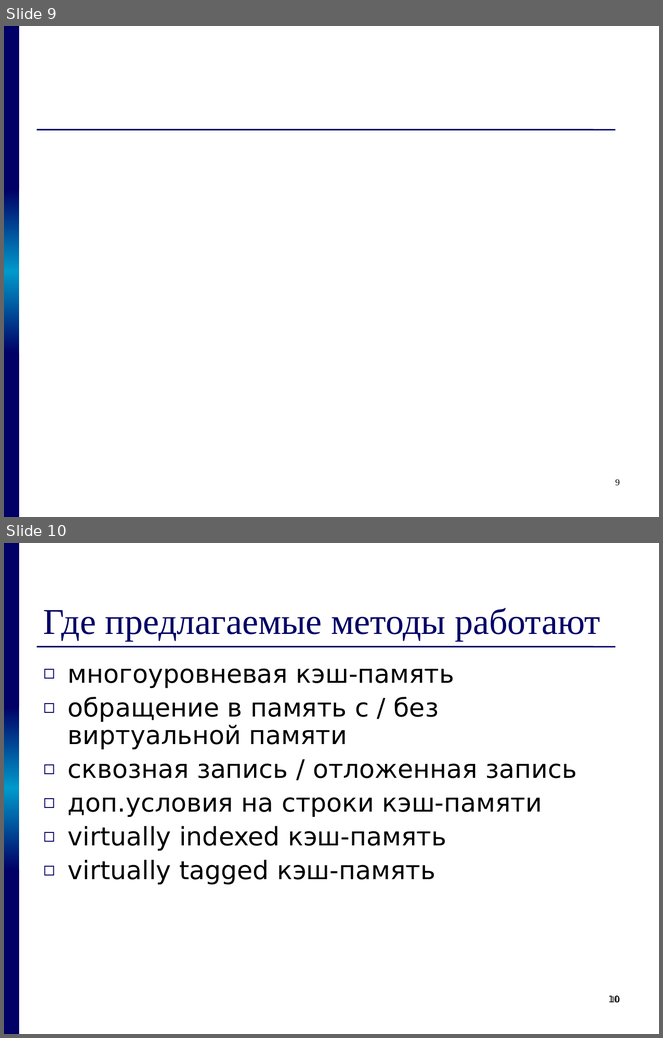
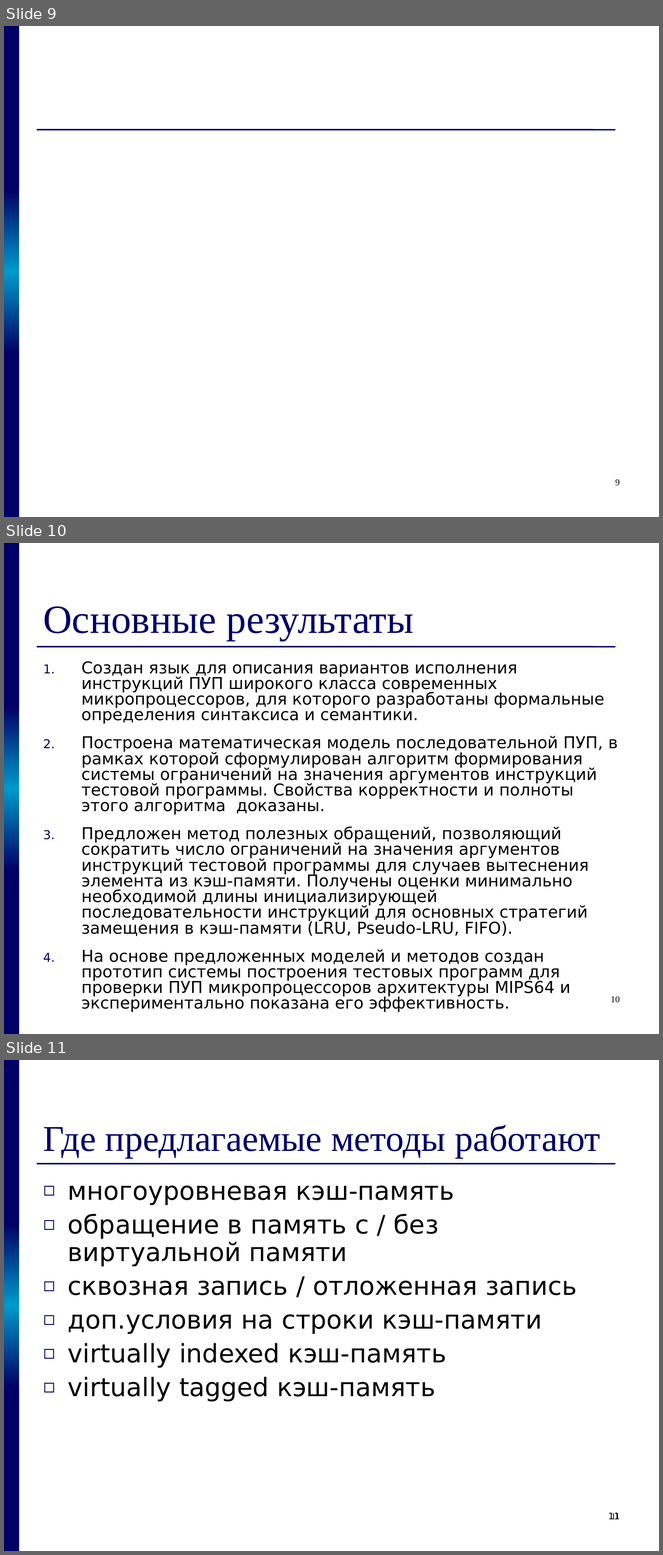
Before and after one commit to kornevgen/tesla-project, a slide deck: papers/THESIS/talks/z2611.ppt. Shown one above the other, each under a label of ours: slides 9 and 10 before the commit, slides 9, 10 and 11 after it. The pictures are 663x1038 and 663x1555 pixels, drawn with LibreOffice and Linux fonts; fonts in the diff are those of the drawing. Boxes give left, top, right and bottom in pixels: in the first picture for what was removed or moved away, otherwise in the second. Text is boxed around its words. In the diff, an @@ line names an element or a change of style, - is before the commit and + after.

```diff
--- a/papers/THESIS/talks/z2611.ppt
+++ b/papers/THESIS/talks/z2611.ppt
@@ slide 10 added at (4,543,659,1034), background #FFFFFF; not listed: 4 template elements that a slide beside it also shows @@
@@ title added at (43,606,414,641), 44 pt, text #000066 @@
+Основные результаты
@@ text added at (81,661,618,1013), 18 pt, text #000000 @@
+1. Создан язык для описания вариантов исполнения инструкций ПУП широкого класса современных микропроцессоров, для которого разработаны формальные определения синтаксиса и семантики.
+2. Построена математическая модель последовательной ПУП, в рамках которой сформулирован алгоритм формирования системы ограничений на значения аргументов инструкций тестовой программы. Свойства корректности и полноты этого алгоритма доказаны.
+3. Предложен метод полезных обращений, позволяющий сократить число ограничений на значения аргументов инструкций тестовой программы для случаев вытеснения элемента из кэш-памяти. Получены оценки минимально необходимой длины инициализирующей последовательности инструкций для основных стратегий замещения в кэш-памяти (LRU, Pseudo-LRU, FIFO).
+4. На основе предложенных моделей и методов создан прототип системы построения тестовых программ для проверки ПУП микропроцессоров архитектуры MIPS64 и экспериментально показана его эффективность.
@@ page number added at (611,996,620,1003), 10 pt, text #000000 @@
+10
@@ what was slide 10 is now slide 11 @@
@@ page number at (608,1513,620,1520): text changed @@
-10
+11
@@ page number at (611,1513,620,1520): text changed @@
-10
+11
```
Also in this commit, not shown: 1 slide changed.
